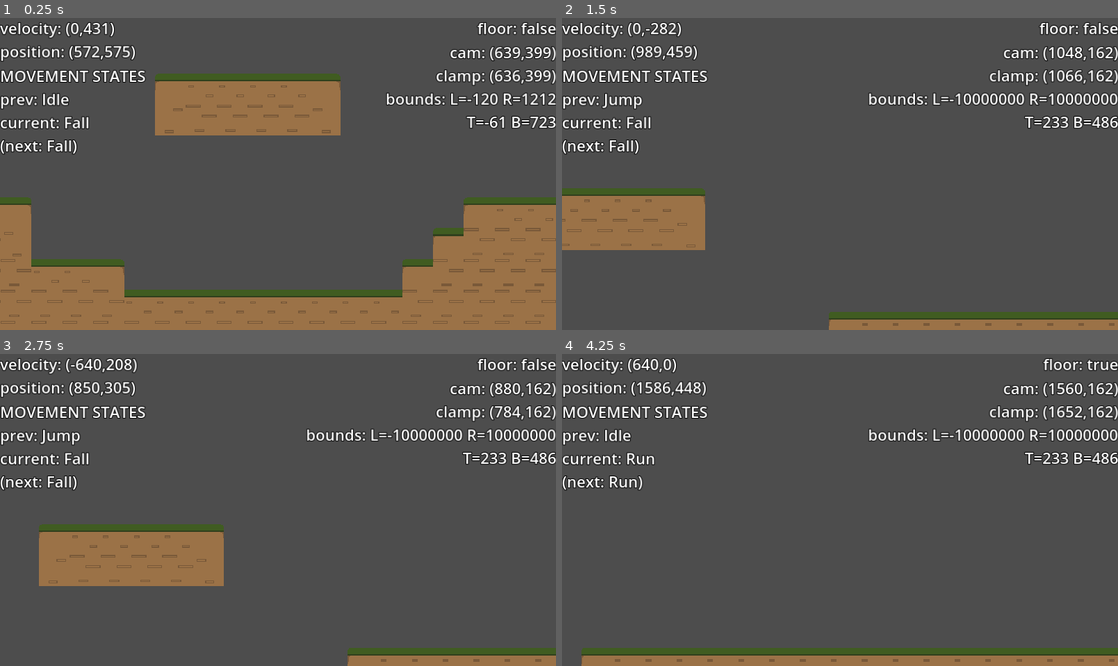
Above: before the commit, frames 1-4 (two rows, left to right).
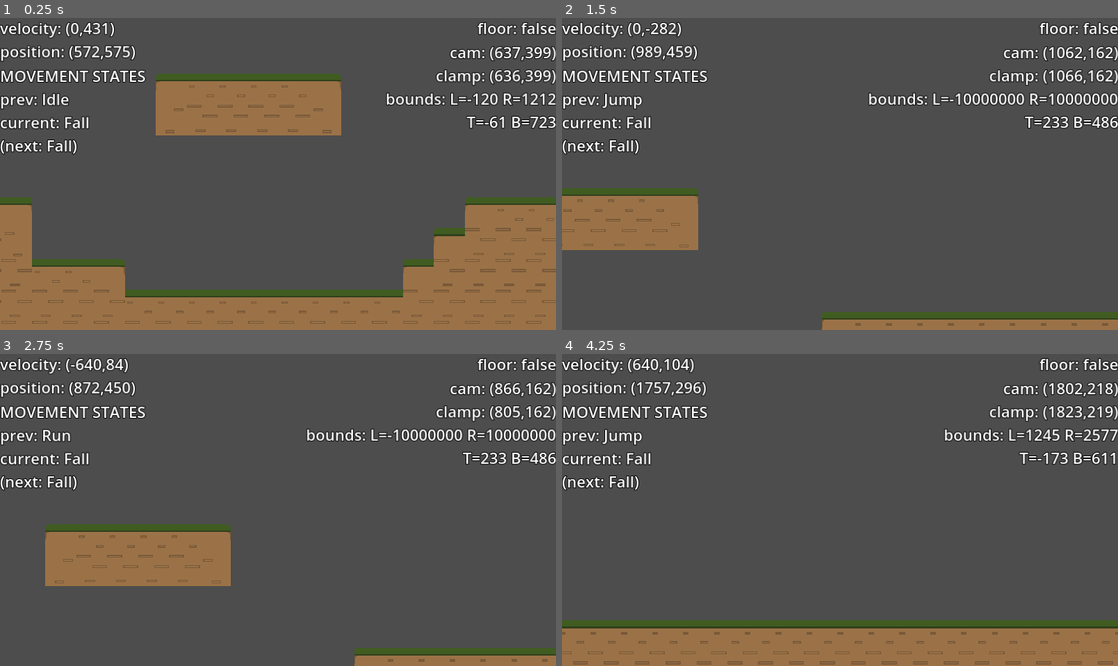
Above: after the commit, the same moments.

Repository: azylazide/untitled-hw-game-G4
Game: Godot game, scene res://src/levels/world.tscn
The game is run twice, just before and just after one commit, with the same random seed, the same clock (stepped at 60 frames per second) and the same inputs.
Inputs:
- Up to frame 1 (0.25 s): no input
- Up to frame 2 (1.5 s): tap Enter (ui_accept) at 0.5 s; hold Space (jump) 0.53-1.28 s; hold D (right) from 0.53 s (still down); tap Space (jump) at 1.35 s
- Up to frame 3 (2.75 s): tap Space (jump) at 1.52, 1.82 s; release D (right) at 2.03 s; hold A (left) from 2.03 s (still down); hold Space (jump) from 2.03 s (still down)
- Up to frame 4 (4.25 s): release A (left) at 2.78 s; release Space (jump) at 2.78 s; hold D (right) from 2.78 s (still down); tap Space (jump) at 2.85, 3.02, 3.32 s; hold Space (jump) from 3.53 s (still down)

The runs differ from the first frame. In frame 1, 0.6% of the frame differs, in the area x 0-100%, y 9-98%; in frame 2, 0.9%; in frame 3, 1.7%; in frame 4, 15%, in the area x 0-100%, y 1-100%.

Commit message:
added double jump might change to allow double jump while in jump state

Diff:
--- a/project.godot
+++ b/project.godot
@@ -46,6 +46,11 @@
 , Object(InputEventKey,"resource_local_to_scene":false,"resource_name":"","device":-1,"window_id":0,"alt_pressed":false,"shift_pressed":false,"ctrl_pressed":false,"meta_pressed":false,"pressed":false,"keycode":0,"physical_keycode":4194320,"key_label":0,"unicode":0,"echo":false,"script":null)
 ]
 }
+dash={
+"deadzone": 0.5,
+"events": [Object(InputEventKey,"resource_local_to_scene":false,"resource_name":"","device":-1,"window_id":0,"alt_pressed":false,"shift_pressed":false,"ctrl_pressed":false,"meta_pressed":false,"pressed":false,"keycode":0,"physical_keycode":88,"key_label":0,"unicode":120,"echo":false,"script":null)
+]
+}
 pause={
 "deadzone": 0.5,
 "events": [Object(InputEventKey,"resource_local_to_scene":false,"resource_name":"","device":-1,"window_id":0,"alt_pressed":false,"shift_pressed":false,"ctrl_pressed":false,"meta_pressed":false,"pressed":false,"keycode":0,"physical_keycode":80,"key_label":0,"unicode":112,"echo":false,"script":null)
--- a/src/actors/player.gd
+++ b/src/actors/player.gd
@@ -7,14 +7,32 @@
 @export var initial_movement_state: MovementStates.STATES = MovementStates.STATES.IDLE
 
 @export_group("Platformer Values")
+@export_subgroup("Jump")
 ## Coyote time to temporarily float in seconds
 @export var coyote_time:= 0.1
 ## Time jump inputs are remembered just before landing from falling in seconds
 @export var jump_buffer_time:= 0.1
 
+@export_subgroup("Dash")
+## Dash duration in seconds
+@export var dash_time:= 0.2
+## Duration until player can dash again
+@export var dash_cooldown_time:= 0.2
+## Distance travelled by dash
+@export var dash_length:= 2.0
+
+@export_subgroup("Wall")
+@export var wall_kick_time:= 0.5
+@export var wall_kick_power:= 2.5
+@export var wall_cooldown_time:= 0.2
+
 
 @onready var ground_cast:= $GroundDetector
 
+@onready var left_wall_detector:= $WallDetectors/Left
+
+@onready var right_wall_detector:= $WallDetectors/Right
+
 @onready var camera_bbox_detector := $CameraBBoxDetector
 
 @onready var camera_center := $CameraCenter
@@ -22,9 +40,25 @@
 @onready var coyote_timer:= $Timers/CoyoteTimer
 
 @onready var jump_buffer_timer:= $Timers/JumpBufferTimer
+
+@onready var dash_timer:= $Timers/DashTimer
+
+@onready var dash_cooldown_timer:= $Timers/DashCooldownTimer
+
+@onready var wall_slide_timer:= $Timers/WallSlideTimer
+
+@onready var wall_cooldown_timer:= $Timers/WallCooldownTimer
+
+@onready var wall_jump_hold_timer:= $Timers/WallJumpHoldTimer
 
 ## If on floor on previous frame
 @onready var was_on_floor:= true
+
+@onready var can_adash:= true
+
+@onready var can_ajump:= true
+
+@onready var wall_normal:= Vector2.ZERO
 
 var jump_gravity: float
 var min_jump_force: float
@@ -40,7 +74,7 @@
 ## Stores movement states information
 class MovementStates:
 	## Movement states
-	enum STATES {IDLE,RUN,FALL,JUMP}
+	enum STATES {IDLE,RUN,FALL,JUMP,GDASH,ADASH,WALL}
 	## Dictionary storing the names of the states in pascal case
 	var state_name = STATES.keys().map(func(elem):return elem.to_pascal_case())
 	const NULL:= -1
@@ -66,6 +100,11 @@
 func _setup_timers() -> void:
 	coyote_timer.wait_time = coyote_time
 	jump_buffer_timer.wait_time = jump_buffer_time
+	dash_timer.wait_time = dash_time
+	dash_cooldown_timer.wait_time = dash_cooldown_time
+	wall_slide_timer.wait_time = 0.1
+	wall_cooldown_timer.wait_time = wall_cooldown_time
+	wall_jump_hold_timer.wait_time = 0.5
 	pass
 
 # Called when the node enters the scene tree for the first time.
@@ -113,6 +152,12 @@
 ## States setup when transitioning into
 func _enter_movement_state(delta: float) -> void:
 	match Move.current:
+		Move.STATES.IDLE:
+			_ground_reset()
+			return
+		Move.STATES.RUN:
+			_ground_reset()
+			return
 		Move.STATES.JUMP:
 			coyote_timer.stop()
 			jump_buffer_timer.stop()
@@ -199,6 +244,10 @@
 
 			return Move.STATES.JUMP
 
+		Move.STATES.GDASH:
+
+			return Move.STATES.GDASH
+
 	return 0
 
 ## Clean up when transitioning out to
@@ -218,7 +267,19 @@
 
 ## Setup jump
 func _enter_jump() -> void:
-	velocity.y = -jump_force
+	match Move.previous:
+		Move.STATES.FALL:
+			#walljump
+
+			velocity.y = -jump_force*0.8
+
+		_:
+			velocity.y = -jump_force
+
+## Reset values upon touching ground
+func _ground_reset() -> void:
+	can_adash = true
+	can_ajump = true
 
 func get_direction() -> float:
 	return Input.get_axis("left","right")
@@ -263,3 +324,7 @@
 			if event.is_action_pressed("jump"):
 				if velocity.y > 0:
 					jump_buffer_timer.start()
+				if can_ajump: #and not on wall
+					can_ajump = false
+					jump_buffer_timer.stop()
+					change_movement_state(Move.STATES.JUMP)
--- a/src/actors/player.tscn
+++ b/src/actors/player.tscn
@@ -11,6 +11,12 @@
 [sub_resource type="SegmentShape2D" id="SegmentShape2D_txw7r"]
 a = Vector2(-35, 0)
 b = Vector2(35, 0)
+
+[sub_resource type="SegmentShape2D" id="SegmentShape2D_le0uv"]
+b = Vector2(0, 95)
+
+[sub_resource type="SegmentShape2D" id="SegmentShape2D_y7x6n"]
+b = Vector2(0, 95)
 
 [node name="Player" type="CharacterBody2D"]
 collision_layer = 2
@@ -50,6 +56,40 @@
 process_callback = 0
 one_shot = true
 
+[node name="DashTimer" type="Timer" parent="Timers"]
+process_callback = 0
+one_shot = true
+
+[node name="DashCooldownTimer" type="Timer" parent="Timers"]
+process_callback = 0
+one_shot = true
+
+[node name="WallSlideTimer" type="Timer" parent="Timers"]
+process_callback = 0
+one_shot = true
+
+[node name="WallCooldownTimer" type="Timer" parent="Timers"]
+process_callback = 0
+one_shot = true
+
+[node name="WallJumpHoldTimer" type="Timer" parent="Timers"]
+process_callback = 0
+one_shot = true
+
 [node name="Camera2D" type="Camera2D" parent="."]
 enabled = false
 zoom = Vector2(0.5, 0.5)
+
+[node name="WallDetectors" type="Node2D" parent="."]
+position = Vector2(0, -95)
+
+[node name="Left" type="ShapeCast2D" parent="WallDetectors"]
+position = Vector2(-35, 0)
+shape = SubResource("SegmentShape2D_le0uv")
+target_position = Vector2(-5, 0)
+max_results = 10
+
+[node name="Right" type="ShapeCast2D" parent="WallDetectors"]
+position = Vector2(35, 0)
+shape = SubResource("SegmentShape2D_y7x6n")
+target_position = Vector2(5, 0)
--- a/src/levels/world.tscn
+++ b/src/levels/world.tscn
@@ -9,7 +9,7 @@
 size = Vector2(1332, 784)
 
 [sub_resource type="RectangleShape2D" id="RectangleShape2D_4tlqb"]
-size = Vector2(2849, 784)
+size = Vector2(2849, 1402)
 
 [sub_resource type="RectangleShape2D" id="RectangleShape2D_acqml"]
 size = Vector2(581, 253)
@@ -122,7 +122,7 @@
 
 [node name="CollisionShape2D" type="CollisionShape2D" parent="CameraBoundBox4"]
 modulate = Color(1, 1, 1, 0.2)
-position = Vector2(-758.5, 0)
+position = Vector2(-758.5, -114)
 shape = SubResource("RectangleShape2D_4tlqb")
 
 [node name="CameraBoundBox5" type="Area2D" parent="."]
--- a/src/remote_cam.gd
+++ b/src/remote_cam.gd
@@ -208,6 +208,7 @@
 #		if abs(player_velocity.x) > player_speed*0.5:
 #			hs = horizontal_fast_smoothing
 
+	hs = horizontal_fast_smoothing
 	#vertical
 	var vs: float = vertical_slow_smoothing
 	#when falling
Not shown: 1 places in src/actors/player.tscn that only renumber resources
